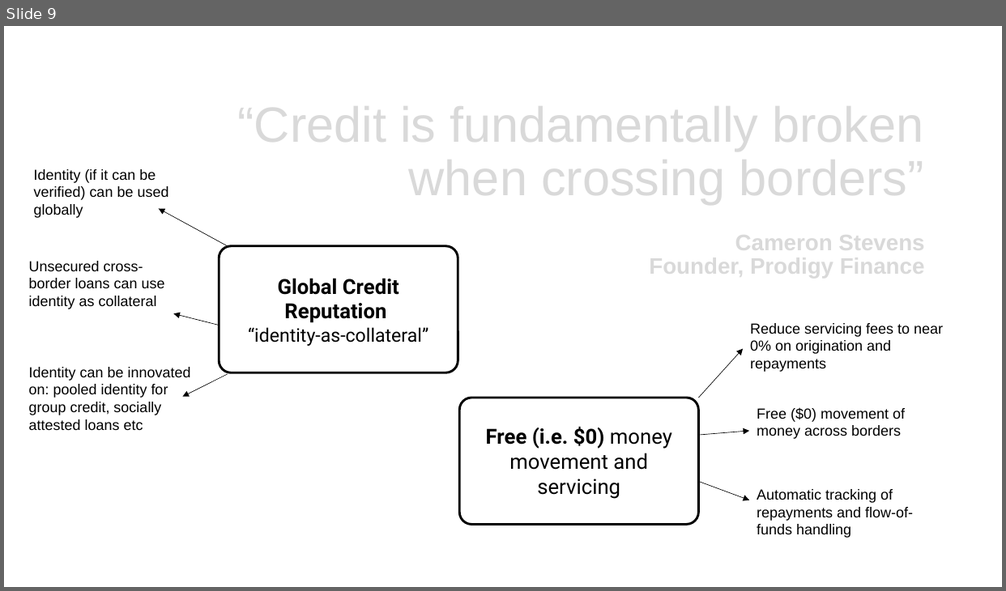
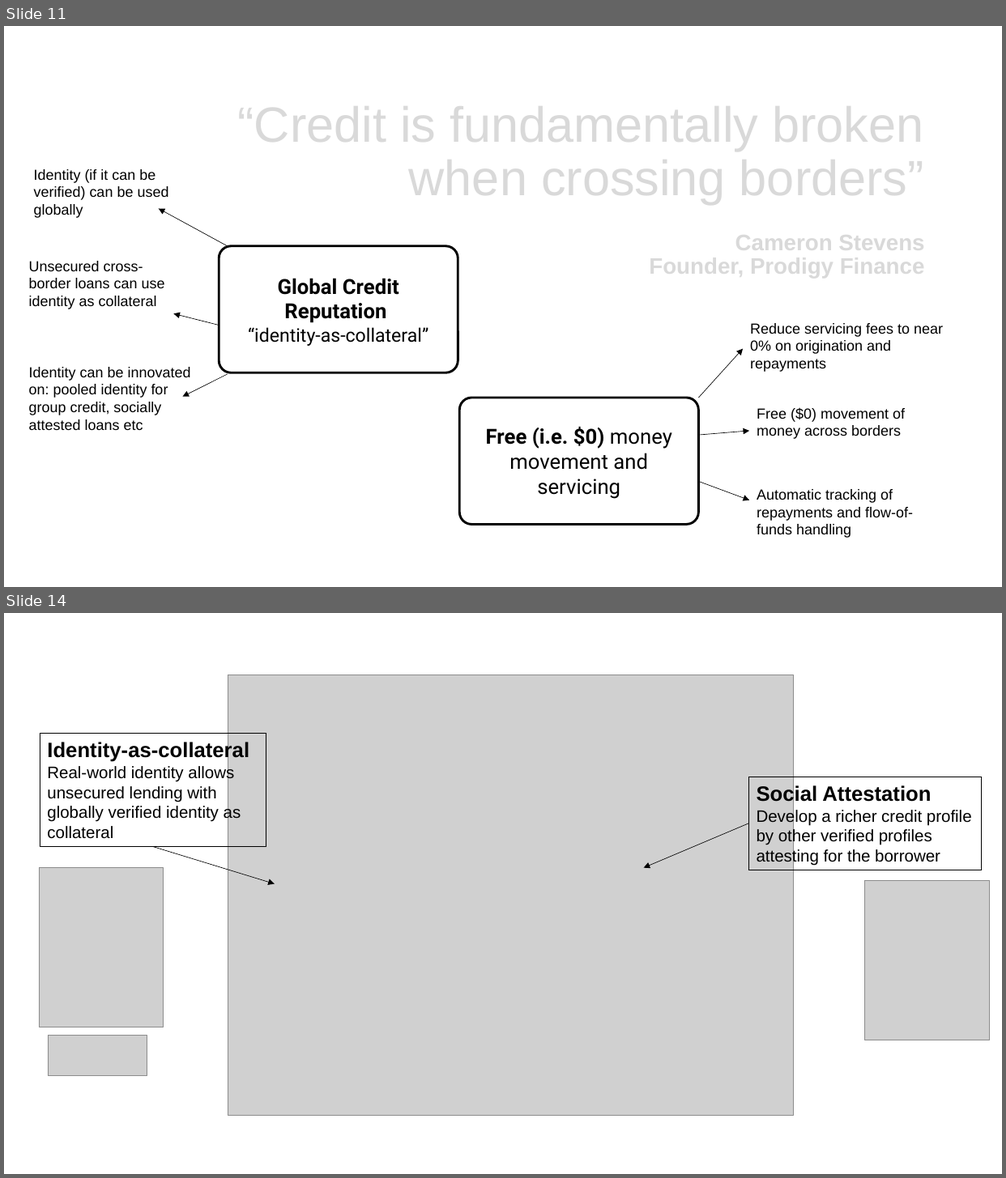
Before and after one commit to enabledao/enable, a slide deck: presentation/presentation.pptx. Shown one above the other, each under a label of ours: slide 9 before the commit, slides 11 and 14 after it; the slides between them are not shown. The pictures are 1006x591 and 1006x1178 pixels, drawn with LibreOffice and Linux fonts; fonts in the diff are those of the drawing; grey boxes stand for pictures. Boxes give left, top, right and bottom in pixels: in the first picture for what was removed or moved away, otherwise in the second. Text is boxed around its words. In the diff, an @@ line names an element or a change of style, - is before the commit and + after.

```diff
--- a/presentation/presentation.pptx
+++ b/presentation/presentation.pptx
@@ slide 14 added at box(4, 613, 1002, 1174), background #FFFFFF @@
@@ picture added at box(228, 675, 793, 1115) @@
@@ rectangle added at box(40, 734, 266, 846), outline #000000 0.75 pt, 16 pt, text #000000 @@
+Identity-as-collateral
+Real-world identity allows unsecured lending with globally verified identity as collateral
@@ rectangle added at box(749, 777, 981, 871), outline #000000 0.75 pt, 16 pt, text #000000 @@
+Social Attestation
+Develop a richer credit profile by other verified profiles attesting for the borrower
@@ arrow added from (749, 824) to (644, 868), #000000 0.5 pt @@
@@ arrow added from (153, 846) to (275, 884), #000000 0.5 pt @@
@@ picture added at box(39, 868, 164, 1028) @@
@@ picture added at box(865, 881, 989, 1041) @@
@@ picture added at box(49, 1035, 147, 1076) @@
@@ what was slide 9 is now slide 11 @@
```
Also in this commit, not shown: 1 slide changed, 6 other slides added.
